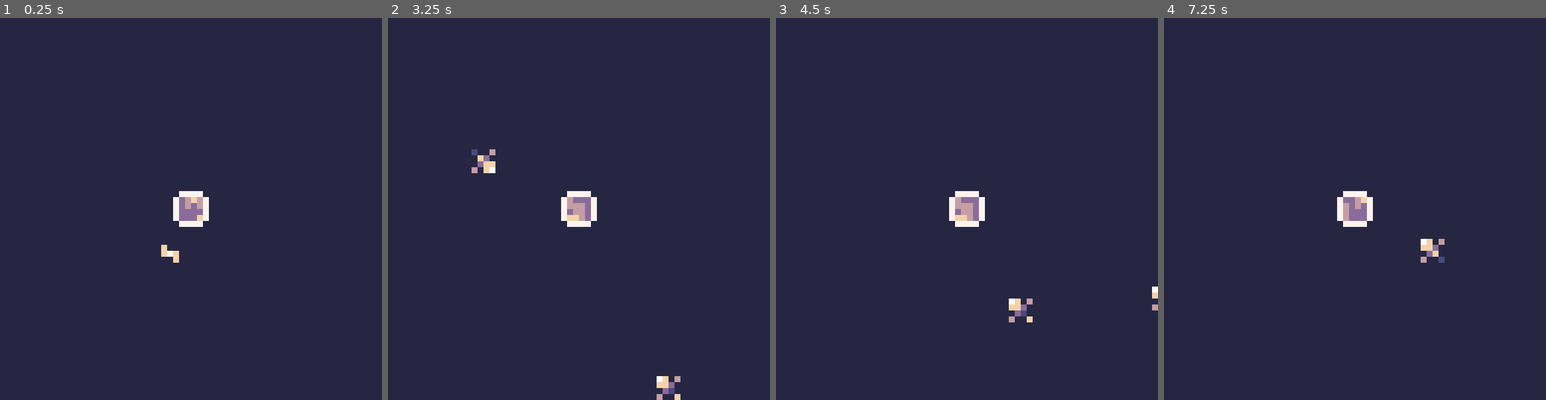
Above: before the commit, frames 1-4 (left to right).
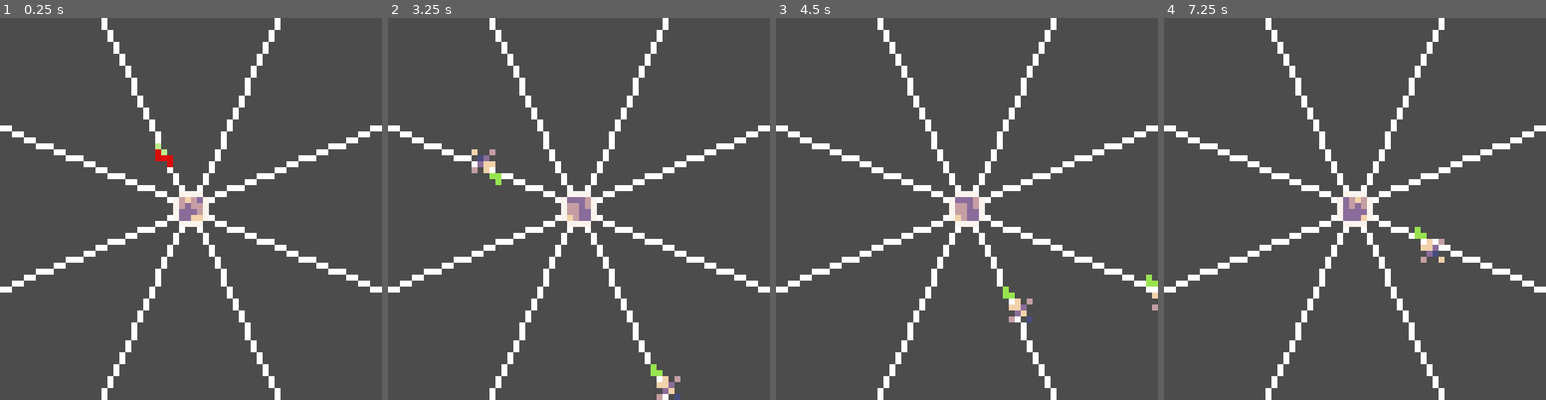
Above: after the commit, the same moments.

Repository: Nahdus/lowRezDefender
Game: Godot game, scene res://scene/main.tscn
Two runs of this game, one before a commit and one after it. Both use one fixed random seed, a clock stepped at 60 frames per second and the inputs below.
Inputs:
- Up to frame 1 (0.25 s): no input
- Up to frame 2 (3.25 s): no input
- Up to frame 3 (4.5 s): no input
- Up to frame 4 (7.25 s): no input

The runs differ from the first frame. In frame 1, 99% of the frame differs, in the area x 0-100%, y 0-100%; in frame 2, 99%; in frame 3, 99%; in frame 4, 99%.

Commit message:
added bullet spawn points

Diff:
--- a/scene/bullet.tscn
+++ b/scene/bullet.tscn
@@ -39,25 +39,26 @@
 [sub_resource type="RectangleShape2D" id=22]
 
 [node name="bullet" type="KinematicBody2D"]
-rotation = 3.14159
 z_index = 1
 collision_layer = 4
 collision_mask = 8
 script = ExtResource( 3 )
 
 [node name="AnimatedSprite" type="AnimatedSprite" parent="."]
+modulate = Color( 0.886275, 0.0666667, 0.0666667, 1 )
 frames = SubResource( 21 )
 animation = "fire"
-frame = 2
-playing = true
+frame = 1
 offset = Vector2( 0.5, 0.5 )
 
 [node name="CollisionShape2D" type="CollisionShape2D" parent="."]
+visible = false
 position = Vector2( 0.5, 0.5 )
 scale = Vector2( 0.05, 0.05 )
 shape = SubResource( 22 )
 
 [node name="pathfinder22" type="Node2D" parent="."]
+visible = false
 modulate = Color( 1, 1, 1, 0.65098 )
 z_index = -1
 
@@ -83,6 +84,7 @@
 offset = Vector2( 0.5, 0.5 )
 
 [node name="pathfinder67" type="Node2D" parent="."]
+visible = false
 modulate = Color( 1, 1, 1, 0.65098 )
 z_index = -1
 
@@ -110,6 +112,7 @@
 offset = Vector2( 0.5, 0.5 )
 
 [node name="pathfinder112" type="Node2D" parent="."]
+visible = false
 modulate = Color( 1, 1, 1, 0.65098 )
 z_index = -1
 
@@ -137,6 +140,7 @@
 offset = Vector2( 0.5, 0.5 )
 
 [node name="pathfinder157" type="Node2D" parent="."]
+visible = false
 modulate = Color( 1, 1, 1, 0.65098 )
 z_index = -1
 
@@ -164,11 +168,12 @@
 offset = Vector2( 0.5, 0.5 )
 
 [node name="pathfinder202" type="Node2D" parent="."]
+visible = false
 modulate = Color( 1, 1, 1, 0.65098 )
 z_index = -1
 
 [node name="Position1" type="Position2D" parent="pathfinder202"]
-position = Vector2( 1, -8.74228e-08 )
+position = Vector2( 1, -1.19209e-07 )
 
 [node name="Sprite" type="Sprite" parent="pathfinder202/Position1"]
 position = Vector2( -1, -1 )
@@ -190,3 +195,86 @@
 position = Vector2( -1, -1 )
 texture = ExtResource( 2 )
 offset = Vector2( 0.5, 0.5 )
+
+[node name="pathfinder247" type="Node2D" parent="."]
+visible = false
+modulate = Color( 1, 1, 1, 0.65098 )
+z_index = -1
+
+[node name="Position1" type="Position2D" parent="pathfinder247"]
+position = Vector2( 1, -1 )
+
+[node name="Sprite" type="Sprite" parent="pathfinder247/Position1"]
+position = Vector2( -1, 1.19209e-07 )
+texture = ExtResource( 2 )
+offset = Vector2( 0.5, 0.5 )
+
+[node name="Position2" type="Position2D" parent="pathfinder247"]
+position = Vector2( 0, -1 )
+
+[node name="Sprite" type="Sprite" parent="pathfinder247/Position2"]
+position = Vector2( -1, 0 )
+texture = ExtResource( 2 )
+offset = Vector2( 0.5, 0.5 )
+
+[node name="Position3" type="Position2D" parent="pathfinder247"]
+position = Vector2( 0, -1 )
+
+[node name="Sprite" type="Sprite" parent="pathfinder247/Position3"]
+position = Vector2( -1, -1 )
+texture = ExtResource( 2 )
+offset = Vector2( 0.5, 0.5 )
+
+[node name="pathfinder292" type="Node2D" parent="."]
+visible = false
+modulate = Color( 1, 1, 1, 0.65098 )
+z_index = -1
+
+[node name="Position1" type="Position2D" parent="pathfinder292"]
+position = Vector2( 1, -1 )
+
+[node name="Sprite" type="Sprite" parent="pathfinder292/Position1"]
+position = Vector2( -1, 1.19209e-07 )
+texture = ExtResource( 2 )
+offset = Vector2( 0.5, 0.5 )
+
+[node name="Position2" type="Position2D" parent="pathfinder292"]
+position = Vector2( 1, -2 )
+
+[node name="Sprite" type="Sprite" parent="pathfinder292/Position2"]
+position = Vector2( -1, 0 )
+texture = ExtResource( 2 )
+offset = Vector2( 0.5, 0.5 )
+
+[node name="Position3" type="Position2D" parent="pathfinder292"]
+position = Vector2( 2, -2 )
+
+[node name="Sprite" type="Sprite" parent="pathfinder292/Position3"]
+position = Vector2( -1, 0 )
+texture = ExtResource( 2 )
+offset = Vector2( 0.5, 0.5 )
+
+[node name="pathfinder337" type="Node2D" parent="."]
+modulate = Color( 1, 1, 1, 0.65098 )
+z_index = -1
+
+[node name="Position1" type="Position2D" parent="pathfinder337"]
+position = Vector2( 0, -1 )
+
+[node name="Sprite" type="Sprite" parent="pathfinder337/Position1"]
+texture = ExtResource( 2 )
+offset = Vector2( 0.5, 0.5 )
+
+[node name="Position2" type="Position2D" parent="pathfinder337"]
+position = Vector2( -1, -1 )
+
+[node name="Sprite" type="Sprite" parent="pathfinder337/Position2"]
+texture = ExtResource( 2 )
+offset = Vector2( 0.5, 0.5 )
+
+[node name="Position3" type="Position2D" parent="pathfinder337"]
+position = Vector2( -1, -2 )
+
+[node name="Sprite" type="Sprite" parent="pathfinder337/Position3"]
+texture = ExtResource( 2 )
+offset = Vector2( 0.5, 0.5 )
--- a/scene/invader.tscn
+++ b/scene/invader.tscn
@@ -32,7 +32,6 @@
 z_index = 1
 frames = SubResource( 5 )
 animation = "running"
-frame = 1
 playing = true
 
 [node name="guidingSprite" type="Sprite" parent="."]
--- a/scene/main.tscn
+++ b/scene/main.tscn
@@ -84,6 +84,7 @@
 [node name="main" type="Node2D"]
 
 [node name="Camera2D" type="Camera2D" parent="."]
+visible = false
 position = Vector2( 32, 32 )
 current = true
 zoom = Vector2( 0.1, 0.1 )
@@ -102,6 +103,7 @@
 script = ExtResource( 5 )
 
 [node name="bg" type="Sprite" parent="map"]
+visible = false
 position = Vector2( 32, 32 )
 z_index = 1
 texture = ExtResource( 6 )
@@ -124,7 +126,7 @@
 [node name="AnimatedSprite" type="AnimatedSprite" parent="map/planetArea"]
 z_index = 1
 frames = SubResource( 9 )
-frame = 4
+frame = 5
 playing = true
 
 [node name="defenders" type="Node2D" parent="map"]
@@ -139,7 +141,6 @@
 position = Vector2( 0, 2 )
 frames = SubResource( 12 )
 animation = "gun"
-frame = 2
 playing = true
 offset = Vector2( 0.5, -0.5 )
 
--- a/script/bullet.gd
+++ b/script/bullet.gd
@@ -5,10 +5,10 @@
 var beat = 0.1
 var bullet_map
 
-var path_finders = ["pathfinder22","pathfinder67","pathfinder112","pathfinder157","pathfinder202"]
+var path_finders = ["pathfinder22","pathfinder67","pathfinder112","pathfinder157","pathfinder202","pathfinder247","pathfinder292","pathfinder337"]
 #							[Vector2(47,0),Vector2(64,18),Vector2(64,46),Vector2(46,63),Vector2(17,64),Vector2(0,46),Vector2(0,18),Vector2(17,0)]
-var bullet_despawn_points = [Vector2(46,0),Vector2(63,18),Vector2(63,45),Vector2(46,63),Vector2(17,63),Vector2(0,46),Vector2(0,18),Vector2(17,0)]
-var position_offset = [Vector2(0,0),Vector2(1,0),Vector2(1,0),Vector2(1,1),Vector2(1,1)]
+var bullet_despawn_points = [Vector2(46,0),Vector2(63,18),Vector2(63,45),Vector2(46,63),Vector2(17,63),Vector2(0,44),Vector2(0,18),Vector2(17,0)]
+var position_offset = [Vector2(0,0),Vector2(1,0),Vector2(1,0),Vector2(1,1),Vector2(1,1),Vector2(0,1),Vector2(0,1),Vector2(0,0)]
 var path_index = 0
 
 
--- a/script/bullets.gd
+++ b/script/bullets.gd
@@ -1,7 +1,7 @@
 extends Node2D
 
-var bullet_spawn_points = [Vector2(35,25),Vector2(39,28),Vector2(38,34),Vector2(35,38),Vector2(30,38),Vector2(25,35),Vector2(25,28),Vector2(28,25)]
-var bullet_rotation = [0,90,90,180,180,270,270]
+var bullet_spawn_points = [Vector2(35,25),Vector2(39,28),Vector2(38,34),Vector2(35,38),Vector2(30,38),Vector2(25,35),Vector2(25,29),Vector2(28,25)]
+var bullet_rotation = [0,90,90,180,180,270,270,0]
 var bullet_scene = load("res://scene/bullet.tscn")
 
 
@@ -13,7 +13,7 @@
 func _ready():
 
 #	print_debug(bullet_path)
-	spawn_bullet(4)
+	spawn_bullet(7)
 	pass # Replace with function body.
 
 
